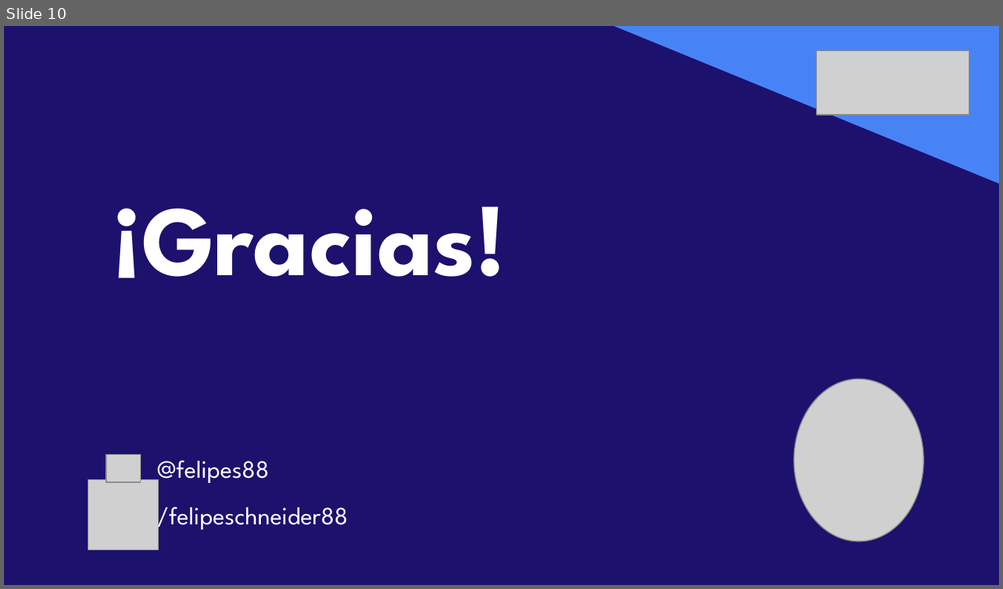
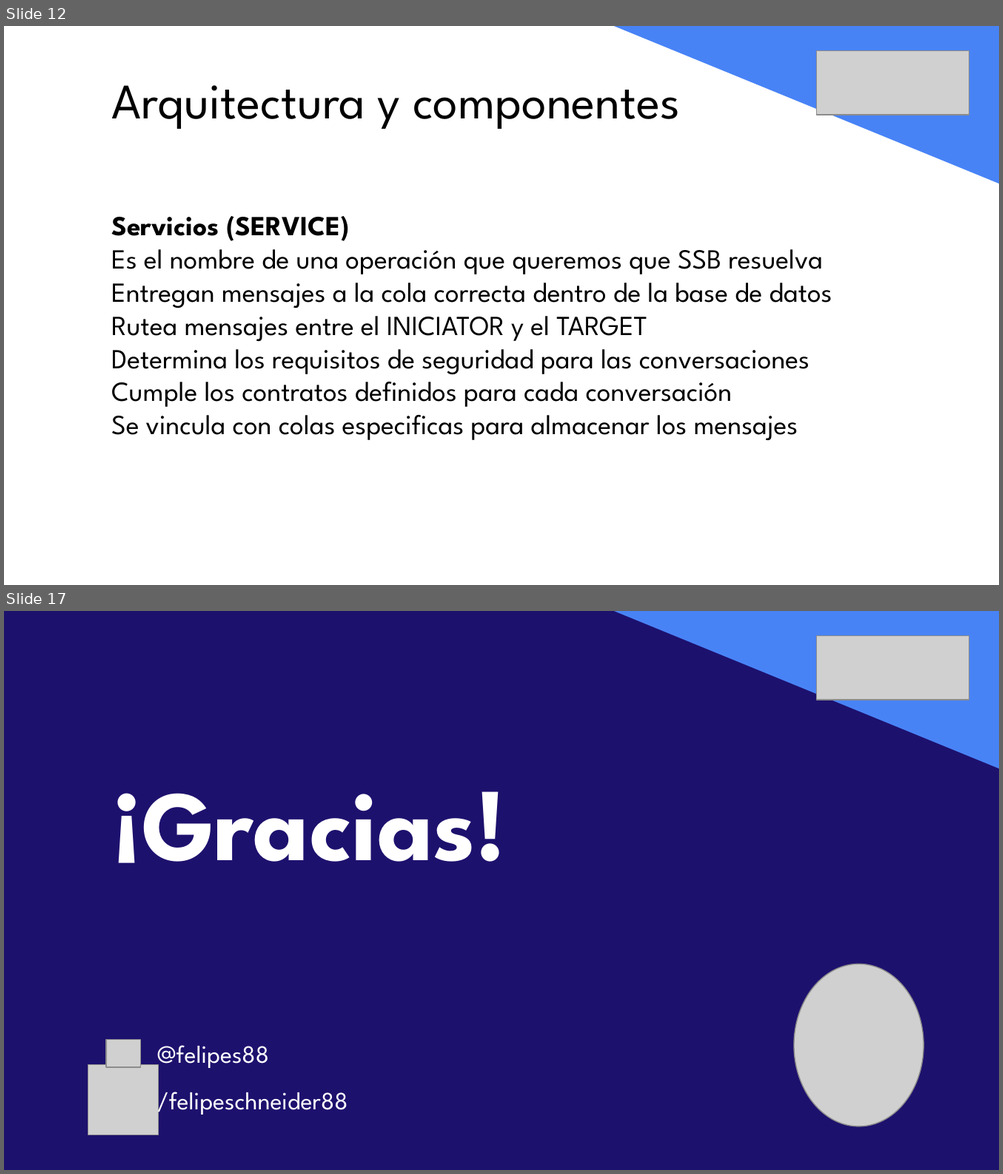
Before and after one commit to felipeschneider88/charlas, a slide deck: vOpen2019/vOpen19-UY-FelipeSchneider.pptx. Shown one above the other, each under a label of ours: slide 10 before the commit, slides 12 and 17 after it; the slides between them are not shown. The pictures are 1003x589 and 1003x1174 pixels, drawn with LibreOffice and Linux fonts; fonts in the diff are those of the drawing; grey boxes stand for pictures. Boxes give left, top, right and bottom in pixels: in the first picture for what was removed or moved away, otherwise in the second. Text is boxed around its words. In the diff, an @@ line names an element or a change of style, - is before the commit and + after.

Commit message:
Presentacion final
Se agregó imagen de arquitectura y se modifico script para que use la base HolaMundo

```diff
--- a/vOpen2019/vOpen19-UY-FelipeSchneider.pptx
+++ b/vOpen2019/vOpen19-UY-FelipeSchneider.pptx
@@ slide 12 added at <box>4,26,999,585</box>, background #FFFFFF @@
@@ right triangle added at <box>614,26,999,184</box>, fill #4883F6 @@
@@ picture added at <box>817,51,970,115</box> @@
@@ text added at <box>111,85,680,129</box>, 36 pt, text #000000 @@
+Arquitectura y componentes
@@ text added at <box>111,216,832,440</box>, 20 pt, text #000000 @@
+Servicios (SERVICE)
+Es el nombre de una operación que queremos que SSB resuelva
+Entregan mensajes a la cola correcta dentro de la base de datos
+Rutea mensajes entre el INICIATOR y el TARGET
+Determina los requisitos de seguridad para las conversaciones
+Cumple los contratos definidos para cada conversación
+Se vincula con colas especificas para almacenar los mensajes
@@ what was slide 10 is now slide 17 @@
```
Also in this commit, not shown: 2 slides changed, 10 other slides added, 4 slides removed, 2 other files.
